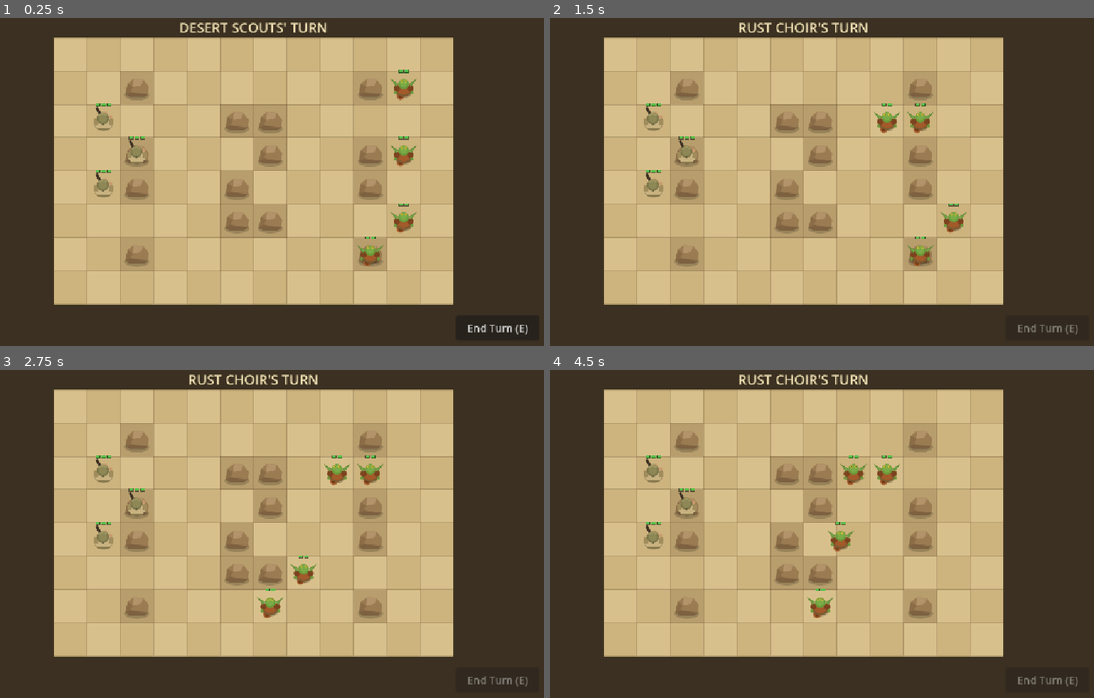
Above: before the commit, frames 1-4 (two rows, left to right).
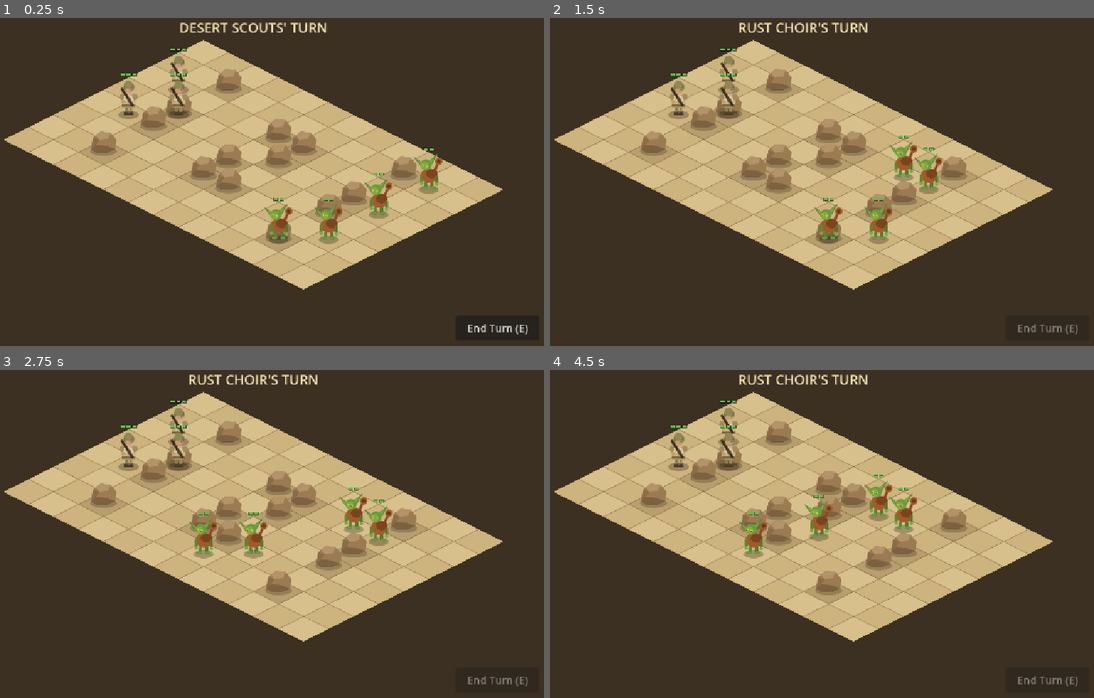
Above: after the commit, the same moments.

Repository: bfunkmcgee/ThinShot
Game: Godot game, scene res://scenes/Battle.tscn
The game is run twice, just before and just after one commit, with the same random seed, the same clock (stepped at 60 frames per second) and the same inputs.
Inputs (mouse positions are in pixels of both pictures, inside the frame that each line leads up to):
- Up to frame 1 (0.25 s): no input
- Up to frame 2 (1.5 s): click "End Turn (E)" at 0.5 s; move the mouse to (936, 165) at 1.27 s; hold E (end_turn) from 1.28 s (still down); click (936, 165) at 1.42 s
- Up to frame 3 (2.75 s): move the mouse to (136, 553) at 2.02 s; release E (end_turn) at 2.03 s; tap E (end_turn) at 2.1 s; click (136, 553) at 2.17 s
- Up to frame 4 (4.5 s): move the mouse to (865, 461) at 2.77 s; hold E (end_turn) 2.78-3.5 s; click (865, 461) at 2.92 s; click "End Turn (E)" at 3.5 s; move the mouse to (773, 602) at 4.27 s; tap E (end_turn) at 4.35 s; click (773, 602) at 4.42 s

The runs differ from the first frame. In frame 1, 42% of the frame differs, in the area x 0-93%, y 5-88%; in frame 2, 42%; in frame 3, 42%; in frame 4, 42%.

Commit message:
Convert battle view to 2:1 isometric projection
Board now projects cells to 96x48 diamonds (cell_to_local/global_to_cell)
and draws diamond tiles and highlights via draw_colored_polygon. Rocks
and units live in a shared y-sorted Entities node so units render
correctly behind/in front of obstacles. Scout, goblin, and rock sprites
redrawn as 64x80 standing isometric figures with feet anchored to the
diamond center; selection ring is now a ground ellipse and HP pips sit
above the taller sprites. Game logic (BFS, ranges, turns, AI) unchanged.

Co-Authored-By: Claude Fable 5 <noreply@anthropic.com>

Diff:
--- a/assets/sprites/goblin.svg
+++ b/assets/sprites/goblin.svg
@@ -1,33 +1,37 @@
-<svg width="64" height="64" viewBox="0 0 64 64" xmlns="http://www.w3.org/2000/svg">
-  <!-- Goblin Rust Choir chorister: hunched green goblin, rust gear, slung horn -->
-  <!-- ground shadow -->
-  <ellipse cx="32" cy="40" rx="16" ry="12" fill="#000000" fill-opacity="0.22"/>
-  <!-- rusty horn/trumpet slung across the back: bell lower-left -->
-  <g transform="rotate(38 32 40)">
-    <rect x="29.5" y="26" width="5" height="22" rx="2.5" fill="#8a4a22"/>
-    <circle cx="32" cy="50" r="7" fill="#a35a2a"/>
-    <circle cx="32" cy="50" r="4" fill="#6e3a18"/>
+<svg width="64" height="80" viewBox="0 0 64 80" xmlns="http://www.w3.org/2000/svg">
+  <!-- Goblin Rust Choir chorister, isometric 3/4 hunched view, facing left. Ground line y=72. -->
+  <ellipse cx="32" cy="72" rx="19" ry="8" fill="#000000" fill-opacity="0.25"/>
+  <!-- bowed legs -->
+  <rect x="23" y="57" width="6" height="13" rx="2.5" fill="#5c8632"/>
+  <rect x="35" y="57" width="6" height="13" rx="2.5" fill="#527a2c"/>
+  <!-- bare feet -->
+  <rect x="19" y="66" width="10" height="6" rx="3" fill="#6a9a3a"/>
+  <rect x="35" y="66" width="10" height="6" rx="3" fill="#6a9a3a"/>
+  <!-- rusty horn/trumpet slung on the back, bell up-right -->
+  <g transform="rotate(24 44 34)">
+    <rect x="41.5" y="18" width="5" height="26" rx="2.5" fill="#8a4a22"/>
+    <circle cx="44" cy="16" r="7" fill="#a35a2a"/>
+    <circle cx="44" cy="16" r="4" fill="#6e3a18"/>
   </g>
-  <!-- hunched rust-armored back -->
-  <ellipse cx="32" cy="38" rx="15" ry="11" fill="#7d5a30"/>
-  <ellipse cx="32" cy="36" rx="12.5" ry="9" fill="#a35a2a"/>
-  <!-- pauldrons -->
-  <circle cx="19" cy="33" r="6" fill="#7c431e"/>
-  <circle cx="45" cy="33" r="6" fill="#7c431e"/>
-  <!-- clawed hands -->
-  <circle cx="16" cy="41" r="3" fill="#6a9a3a"/>
-  <circle cx="48" cy="41" r="3" fill="#6a9a3a"/>
-  <!-- big pointed ears (key silhouette) -->
-  <path d="M 22 24 L 6 14 L 18 30 Z" fill="#5c8632"/>
-  <path d="M 42 24 L 58 14 L 46 30 Z" fill="#5c8632"/>
-  <path d="M 21 25 L 11 18.5 L 19 28.5 Z" fill="#79a94b"/>
-  <path d="M 43 25 L 53 18.5 L 45 28.5 Z" fill="#79a94b"/>
-  <!-- head, thrust forward (up) for hunched 3/4 view -->
-  <circle cx="32" cy="25" r="10" fill="#6a9a3a"/>
-  <circle cx="32" cy="23.5" r="7.5" fill="#7bab48"/>
-  <!-- yellow eyes glaring forward -->
-  <circle cx="28" cy="19.5" r="2.2" fill="#e8c832"/>
-  <circle cx="36" cy="19.5" r="2.2" fill="#e8c832"/>
-  <circle cx="28" cy="19" r="0.9" fill="#3a3210"/>
-  <circle cx="36" cy="19" r="0.9" fill="#3a3210"/>
+  <!-- hunched rust-armored torso -->
+  <ellipse cx="33" cy="45" rx="16" ry="14" fill="#a35a2a"/>
+  <ellipse cx="38" cy="41" rx="11" ry="9" fill="#7c431e"/>
+  <!-- hanging arms with claws -->
+  <rect x="15" y="42" width="6" height="16" rx="3" fill="#5c8632"/>
+  <rect x="44" y="44" width="6" height="15" rx="3" fill="#527a2c"/>
+  <circle cx="18" cy="60" r="3.6" fill="#79a94b"/>
+  <circle cx="47" cy="61" r="3.6" fill="#79a94b"/>
+  <!-- big pointed ears -->
+  <path d="M 20 20 L 3 8 L 17 28 Z" fill="#5c8632"/>
+  <path d="M 33 16 L 50 2 L 38 24 Z" fill="#5c8632"/>
+  <path d="M 19.5 21 L 9 13.5 L 17 26 Z" fill="#79a94b"/>
+  <path d="M 33.5 17 L 44 8 L 37 22 Z" fill="#79a94b"/>
+  <!-- head thrust forward-left, hunched -->
+  <circle cx="27" cy="24" r="10.5" fill="#6a9a3a"/>
+  <circle cx="24.5" cy="26" r="7.5" fill="#7bab48"/>
+  <!-- glaring yellow eyes, looking left -->
+  <circle cx="20.5" cy="25" r="2.3" fill="#e8c832"/>
+  <circle cx="28" cy="27" r="2.3" fill="#e8c832"/>
+  <circle cx="19.8" cy="25.5" r="1.0" fill="#3a3210"/>
+  <circle cx="27.3" cy="27.5" r="1.0" fill="#3a3210"/>
 </svg>
--- a/assets/sprites/rock.svg
+++ b/assets/sprites/rock.svg
@@ -1,8 +1,8 @@
-<svg width="64" height="64" viewBox="0 0 64 64" xmlns="http://www.w3.org/2000/svg">
-  <!-- Desert boulder obstacle -->
-  <ellipse cx="32" cy="46" rx="24" ry="10" fill="#000000" fill-opacity="0.18"/>
-  <path d="M 10 44 L 14 24 L 26 14 L 44 16 L 55 30 L 53 44 Z" fill="#9a7b52"/>
-  <path d="M 10 44 L 20 40 L 34 42 L 53 44 L 46 50 L 18 50 Z" fill="#7d6140"/>
-  <path d="M 26 14 L 44 16 L 40 28 L 24 30 Z" fill="#b3936a"/>
-  <path d="M 14 24 L 24 30 L 20 40 L 10 44 Z" fill="#8a6c47"/>
+<svg width="64" height="80" viewBox="0 0 64 80" xmlns="http://www.w3.org/2000/svg">
+  <!-- Desert boulder, isometric view. Ground line y=72. -->
+  <ellipse cx="32" cy="70" rx="26" ry="9" fill="#000000" fill-opacity="0.2"/>
+  <path d="M 8 66 L 12 44 L 26 32 L 45 34 L 57 48 L 54 66 L 40 72 L 18 72 Z" fill="#9a7b52"/>
+  <path d="M 8 66 L 18 58 L 38 60 L 54 66 L 40 72 L 18 72 Z" fill="#7d6140"/>
+  <path d="M 26 32 L 45 34 L 41 46 L 24 48 L 18 40 Z" fill="#b3936a"/>
+  <path d="M 12 44 L 24 48 L 18 58 L 8 66 Z" fill="#8a6c47"/>
 </svg>
--- a/assets/sprites/scout.svg
+++ b/assets/sprites/scout.svg
@@ -1,27 +1,32 @@
-<svg width="64" height="64" viewBox="0 0 64 64" xmlns="http://www.w3.org/2000/svg">
-  <!-- Desert Scout: 3/4 top-down khaki trooper with angled rifle -->
-  <!-- ground shadow -->
-  <ellipse cx="32" cy="38" rx="17" ry="13" fill="#000000" fill-opacity="0.22"/>
-  <!-- rifle: angled dark barrel extending past right shoulder -->
-  <g transform="rotate(-28 32 32)">
-    <rect x="30" y="2" width="5" height="30" rx="1.5" fill="#3b2f23"/>
-    <rect x="29" y="20" width="7" height="7" rx="1.5" fill="#57432e"/>
+<svg width="64" height="80" viewBox="0 0 64 80" xmlns="http://www.w3.org/2000/svg">
+  <!-- Desert Scout, isometric 3/4 standing view, facing right. Ground line y=72. -->
+  <ellipse cx="32" cy="72" rx="20" ry="8" fill="#000000" fill-opacity="0.25"/>
+  <!-- legs -->
+  <rect x="25" y="54" width="6" height="15" rx="2.5" fill="#8a7a4e"/>
+  <rect x="33" y="54" width="6" height="15" rx="2.5" fill="#96854f"/>
+  <!-- boots -->
+  <rect x="23" y="67" width="9" height="6" rx="2" fill="#4a3d28"/>
+  <rect x="32" y="67" width="9" height="6" rx="2" fill="#4a3d28"/>
+  <!-- torso vest -->
+  <rect x="19" y="32" width="26" height="26" rx="7" fill="#c8b280"/>
+  <rect x="22" y="35" width="20" height="11" rx="4" fill="#d9c797"/>
+  <!-- belt -->
+  <rect x="19" y="52" width="26" height="5" rx="2" fill="#7a6a42"/>
+  <!-- rifle held diagonally across chest, muzzle up-right -->
+  <g transform="rotate(-32 32 42)">
+    <rect x="29.5" y="16" width="5" height="42" rx="2" fill="#3b2f23"/>
+    <rect x="28.5" y="40" width="7" height="9" rx="2" fill="#57432e"/>
   </g>
-  <!-- pack -->
-  <rect x="20" y="38" width="24" height="12" rx="4" fill="#8a7a4e"/>
-  <!-- shoulders / torso -->
-  <rect x="15" y="24" width="34" height="22" rx="9" fill="#c8b280"/>
-  <rect x="17" y="26" width="30" height="9" rx="4.5" fill="#d9c797"/>
+  <!-- arms / hands gripping rifle -->
+  <circle cx="22" cy="47" r="4" fill="#c99a6e"/>
+  <circle cx="42" cy="35" r="4" fill="#c99a6e"/>
   <!-- shoulder pads -->
-  <rect x="13" y="27" width="9" height="13" rx="4" fill="#a08c5c"/>
-  <rect x="42" y="27" width="9" height="13" rx="4" fill="#a08c5c"/>
-  <!-- hands -->
-  <circle cx="45" cy="24" r="3.4" fill="#c99a6e"/>
-  <circle cx="36" cy="17" r="3.4" fill="#c99a6e"/>
-  <!-- helmet, offset up-left for 3/4 view -->
-  <circle cx="31" cy="27" r="11.5" fill="#7a7448"/>
-  <circle cx="31" cy="27" r="8.5" fill="#8e8756"/>
-  <path d="M 23.5 22 A 9.5 9.5 0 0 1 38 21" fill="none" stroke="#a29b66" stroke-width="2.6" stroke-linecap="round"/>
-  <!-- helmet chin strap hint -->
-  <rect x="29" y="36" width="4" height="4" rx="2" fill="#5c5636"/>
+  <rect x="15" y="32" width="9" height="11" rx="4" fill="#a08c5c"/>
+  <rect x="40" y="32" width="9" height="11" rx="4" fill="#a08c5c"/>
+  <!-- head: face 3/4 right, helmet -->
+  <circle cx="33" cy="21" r="9" fill="#c99a6e"/>
+  <path d="M 22.5 20 A 10.5 10.5 0 0 1 43.5 19 L 42 25 A 9 9 0 0 0 25 25.5 Z" fill="#7a7448"/>
+  <circle cx="32" cy="14" r="8" fill="#8e8756"/>
+  <!-- eye dot, facing right -->
+  <circle cx="37.5" cy="23" r="1.4" fill="#3a2f20"/>
 </svg>
--- a/scenes/Battle.tscn
+++ b/scenes/Battle.tscn
@@ -13,10 +13,11 @@
 color = Color(0.23, 0.19, 0.13, 1)
 
 [node name="Board" type="Node2D" parent="."]
-position = Vector2(192, 44)
+position = Vector2(480, 72)
 script = ExtResource("2_board")
 
-[node name="Units" type="Node2D" parent="."]
+[node name="Entities" type="Node2D" parent="."]
+y_sort_enabled = true
 
 [node name="UI" type="CanvasLayer" parent="."]
 
--- /dev/null
+++ b/scenes/Main.tscn
@@ -0,0 +1,30 @@
+[gd_scene format=3 uid="uid://brsf4ifdvgs87"]
+
+[ext_resource type="Script" path="res://scripts/Main.gd" id="1_main"]
+
+[node name="Main" type="Node2D" unique_id=2126353228]
+script = ExtResource("1_main")
+
+[node name="Background" type="ColorRect" parent="." unique_id=1397671167]
+offset_right = 1152.0
+offset_bottom = 648.0
+color = Color(0.09, 0.11, 0.16, 1)
+
+[node name="Title" type="Label" parent="." unique_id=1226655579]
+offset_left = 376.0
+offset_top = 280.0
+offset_right = 776.0
+offset_bottom = 368.0
+theme_override_font_sizes/font_size = 64
+text = "ThinShot"
+horizontal_alignment = 1
+vertical_alignment = 1
+
+[node name="Subtitle" type="Label" parent="." unique_id=372850811]
+offset_left = 376.0
+offset_top = 372.0
+offset_right = 776.0
+offset_bottom = 404.0
+text = "Godot 4 project is running. Press F5 to run, F6 to run this scene."
+horizontal_alignment = 1
+vertical_alignment = 1
--- a/scenes/Unit.tscn
+++ b/scenes/Unit.tscn
@@ -6,3 +6,4 @@
 script = ExtResource("1_unit")
 
 [node name="Sprite" type="Sprite2D" parent="."]
+offset = Vector2(0, -32)
--- a/scripts/Battle.gd
+++ b/scripts/Battle.gd
@@ -7,6 +7,11 @@
 const UNIT_SCENE := preload("res://scenes/Unit.tscn")
 const SCOUT_TEXTURE := preload("res://assets/sprites/scout.svg")
 const GOBLIN_TEXTURE := preload("res://assets/sprites/goblin.svg")
+const ROCK_TEXTURE := preload("res://assets/sprites/rock.svg")
+
+# Sprites are 64x80 with the ground-contact line at texture y=72;
+# this offset puts their feet on the node position (the diamond center).
+const SPRITE_FOOT_OFFSET := Vector2(0, -32)
 
 const SCOUT_SPAWNS: Array[Vector2i] = [
 	Vector2i(1, 2), Vector2i(1, 4), Vector2i(2, 3),
@@ -23,7 +28,7 @@
 var selected: Unit = null
 
 @onready var board: Board = $Board
-@onready var units_node: Node2D = $Units
+@onready var entities_node: Node2D = $Entities
 @onready var turn_banner: Label = $UI/TurnBanner
 @onready var end_turn_button: Button = $UI/EndTurnButton
 @onready var game_over_panel: ColorRect = $UI/GameOver
@@ -32,6 +37,15 @@
 
 
 func _ready() -> void:
+	for y in Board.SIZE.y:
+		for x in Board.SIZE.x:
+			var cell := Vector2i(x, y)
+			if board.is_wall(cell):
+				var rock := Sprite2D.new()
+				rock.texture = ROCK_TEXTURE
+				rock.offset = SPRITE_FOOT_OFFSET
+				rock.position = board.cell_to_global(cell)
+				entities_node.add_child(rock)
 	for spawn in SCOUT_SPAWNS:
 		_spawn_unit(Unit.TEAM_SCOUT, spawn, SCOUT_TEXTURE)
 	for spawn in GOBLIN_SPAWNS:
@@ -43,14 +57,14 @@
 
 func _spawn_unit(team: int, spawn_cell: Vector2i, texture: Texture2D) -> void:
 	var unit: Unit = UNIT_SCENE.instantiate()
-	units_node.add_child(unit)
+	entities_node.add_child(unit)
 	unit.setup(team, spawn_cell, texture)
 	unit.position = board.cell_to_global(spawn_cell)
 
 
 func living_units(team: int) -> Array[Unit]:
 	var result: Array[Unit] = []
-	for child in units_node.get_children():
+	for child in entities_node.get_children():
 		var unit := child as Unit
 		if unit != null and unit.is_alive():
 			if unit.team == team:
@@ -59,7 +73,7 @@
 
 
 func unit_at(cell: Vector2i) -> Unit:
-	for child in units_node.get_children():
+	for child in entities_node.get_children():
 		var unit := child as Unit
 		if unit != null and unit.is_alive() and unit.cell == cell:
 			return unit
@@ -173,8 +187,8 @@
 	var tracer := Line2D.new()
 	tracer.width = 3.0
 	tracer.default_color = Color(1.0, 0.95, 0.6)
-	tracer.add_point(attacker.position)
-	tracer.add_point(target.position)
+	tracer.add_point(attacker.position + Vector2(0, -36))
+	tracer.add_point(target.position + Vector2(0, -36))
 	add_child(tracer)
 	await get_tree().create_timer(TRACER_TIME).timeout
 	tracer.queue_free()
--- a/scripts/Board.gd
+++ b/scripts/Board.gd
@@ -1,10 +1,12 @@
 class_name Board
 extends Node2D
 
-## Desert battle grid: tile drawing, coordinate math, and BFS reachability.
-## Highlight state is pushed in by Battle.gd and rendered in _draw().
+## Desert battle grid: isometric tile drawing, coordinate math, and BFS
+## reachability. Cells are abstract Vector2i; only this script knows the
+## 2:1 diamond projection. Highlight state is pushed in by Battle.gd.
 
-const TILE := 64
+const TILE_W := 96
+const TILE_H := 48
 const SIZE := Vector2i(12, 8)
 
 # '#' = impassable rock, '.' = sand.
@@ -26,8 +28,6 @@
 const MOVE_HL := Color(0.95, 0.85, 0.3, 0.35)
 const ATTACK_HL := Color(0.9, 0.2, 0.15, 0.4)
 
-const ROCK_TEXTURE := preload("res://assets/sprites/rock.svg")
-
 const DIRS: Array[Vector2i] = [
 	Vector2i(1, 0), Vector2i(-1, 0), Vector2i(0, 1), Vector2i(0, -1),
 ]
@@ -36,17 +36,6 @@
 var move_cells: Dictionary = {}
 # Cells containing enemies the selected unit can shoot.
 var attack_cells: Array[Vector2i] = []
-
-
-func _ready() -> void:
-	for y in SIZE.y:
-		for x in SIZE.x:
-			var cell := Vector2i(x, y)
-			if is_wall(cell):
-				var rock := Sprite2D.new()
-				rock.texture = ROCK_TEXTURE
-				rock.position = cell_to_local(cell)
-				add_child(rock)
 
 
 func set_highlights(moves: Dictionary, attacks: Array[Vector2i]) -> void:
@@ -59,8 +48,12 @@
 	set_highlights({}, [])
 
 
+## Diamond center of a cell, in Board-local pixels (2:1 isometric projection).
 func cell_to_local(cell: Vector2i) -> Vector2:
-	return (Vector2(cell) + Vector2(0.5, 0.5)) * TILE
+	return Vector2(
+		(cell.x - cell.y) * TILE_W / 2.0,
+		(cell.x + cell.y) * TILE_H / 2.0,
+	)
 
 
 func cell_to_global(cell: Vector2i) -> Vector2:
@@ -68,7 +61,10 @@
 
 
 func global_to_cell(point: Vector2) -> Vector2i:
-	return Vector2i((to_local(point) / TILE).floor())
+	var p := to_local(point)
+	var fx := p.x / (TILE_W / 2.0)
+	var fy := p.y / (TILE_H / 2.0)
+	return Vector2i(roundi((fx + fy) / 2.0), roundi((fy - fx) / 2.0))
 
 
 func in_bounds(cell: Vector2i) -> bool:
@@ -115,20 +111,29 @@
 	return path
 
 
+func _diamond(cell: Vector2i) -> PackedVector2Array:
+	var c := cell_to_local(cell)
+	return PackedVector2Array([
+		c + Vector2(0, -TILE_H / 2.0),
+		c + Vector2(TILE_W / 2.0, 0),
+		c + Vector2(0, TILE_H / 2.0),
+		c + Vector2(-TILE_W / 2.0, 0),
+	])
+
+
 func _draw() -> void:
 	for y in SIZE.y:
 		for x in SIZE.x:
 			var cell := Vector2i(x, y)
-			var rect := Rect2(Vector2(cell) * TILE, Vector2(TILE, TILE))
 			var color := SAND_A if (x + y) % 2 == 0 else SAND_B
 			if is_wall(cell):
 				color = ROCK_TINT
-			draw_rect(rect, color)
+			var points := _diamond(cell)
+			draw_colored_polygon(points, color)
+			var outline := points
+			outline.append(points[0])
+			draw_polyline(outline, GRID_LINE, 1.5, true)
 	for cell: Vector2i in move_cells:
-		draw_rect(Rect2(Vector2(cell) * TILE, Vector2(TILE, TILE)), MOVE_HL)
+		draw_colored_polygon(_diamond(cell), MOVE_HL)
 	for cell in attack_cells:
-		draw_rect(Rect2(Vector2(cell) * TILE, Vector2(TILE, TILE)), ATTACK_HL)
-	for x in SIZE.x + 1:
-		draw_line(Vector2(x * TILE, 0), Vector2(x * TILE, SIZE.y * TILE), GRID_LINE)
-	for y in SIZE.y + 1:
-		draw_line(Vector2(0, y * TILE), Vector2(SIZE.x * TILE, y * TILE), GRID_LINE)
+		draw_colored_polygon(_diamond(cell), ATTACK_HL)
--- a/scripts/Unit.gd
+++ b/scripts/Unit.gd
@@ -11,7 +11,7 @@
 
 const PIP_SIZE := Vector2(8, 5)
 const PIP_GAP := 3.0
-const PIP_Y := -34.0
+const PIP_Y := -80.0
 const PIP_FULL := Color("58c04a")
 const PIP_EMPTY := Color(0.15, 0.15, 0.15, 0.7)
 const RING_COLOR := Color("ffd94a")
@@ -84,7 +84,10 @@
 
 func _draw() -> void:
 	if selected:
-		draw_arc(Vector2.ZERO, 28.0, 0.0, TAU, 40, RING_COLOR, 2.5, true)
+		# Ground ellipse at the unit's feet, matching the isometric 2:1 view.
+		draw_set_transform(Vector2.ZERO, 0.0, Vector2(1.0, 0.5))
+		draw_arc(Vector2.ZERO, 38.0, 0.0, TAU, 48, RING_COLOR, 3.0, true)
+		draw_set_transform(Vector2.ZERO, 0.0, Vector2.ONE)
 	var total_width := max_hp * PIP_SIZE.x + (max_hp - 1) * PIP_GAP
 	var start_x := -total_width / 2.0
 	for i in max_hp:
Not shown: 1 places in scenes/Battle.tscn that only renumber resources
Not shown: 1 places in scenes/Unit.tscn that only renumber resources
